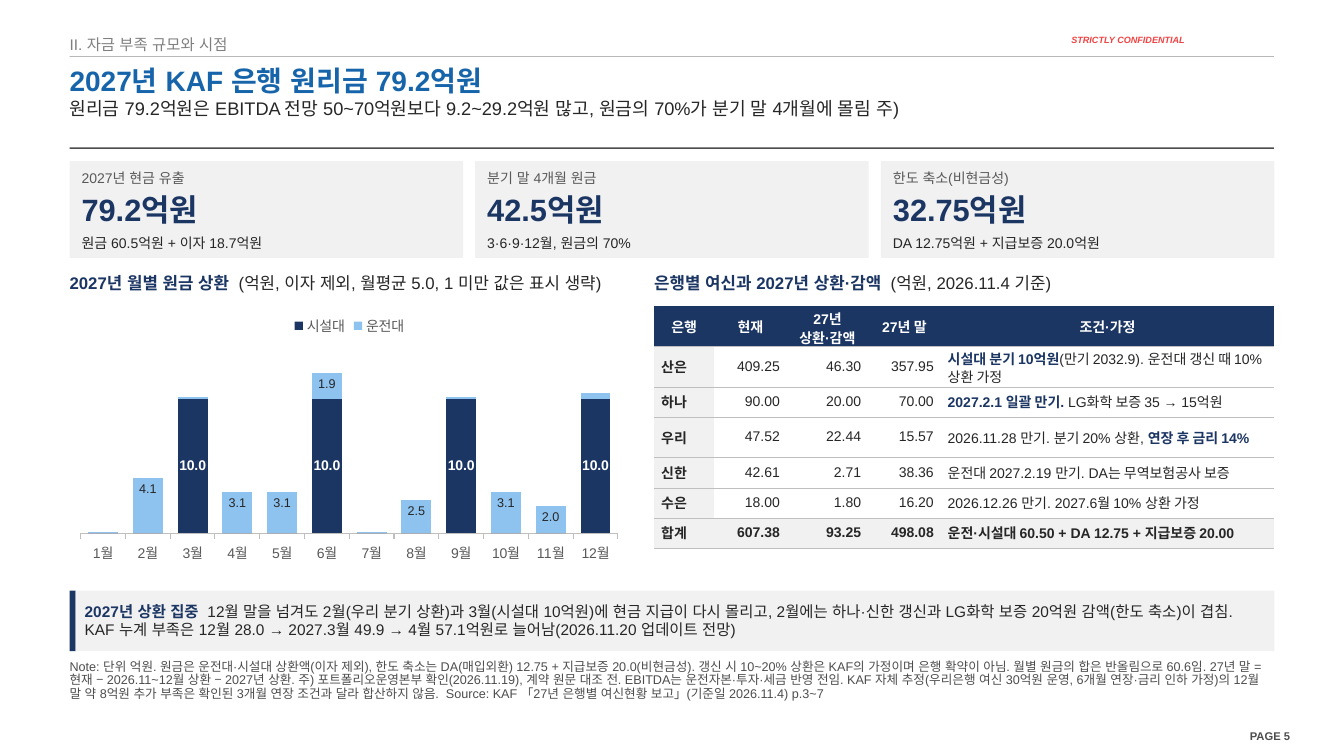
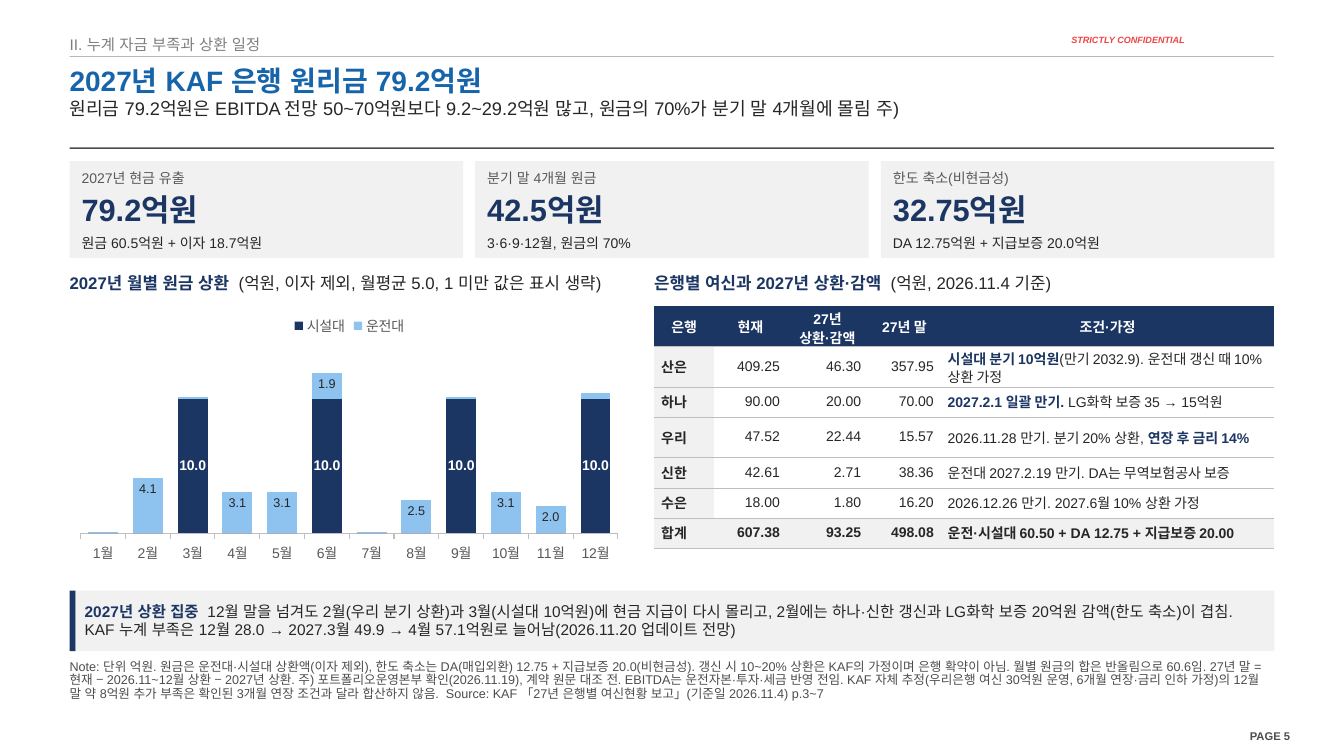
Before and after one commit to jogyesung/GS-Secretary, a slide deck: slide 5 of outputs/CIP_KAF_솔리드_자금조달차질_시나리오_20261120v5.pptx. Drawn at 1344x756 pixels with LibreOffice and Linux fonts; fonts in the diff are those of the drawing; background and template pictures are left out. Boxes give left, top, right and bottom in pixels: in the first picture for what was removed or moved away, otherwise in the second. Text is boxed around its words. In the diff, an @@ line names an element or a change of style, - is before the commit and + after.

```diff
--- a/outputs/CIP_KAF_솔리드_자금조달차질_시나리오_20261120v5.pptx
+++ b/outputs/CIP_KAF_솔리드_자금조달차질_시나리오_20261120v5.pptx
@@ text at [70, 37, 260, 51]: text changed @@
-II. 자금 부족 규모와 시점
+II. 누계 자금 부족과 상환 일정
```
Also in this commit, not shown: 20 other slides changed, 1 other file.
